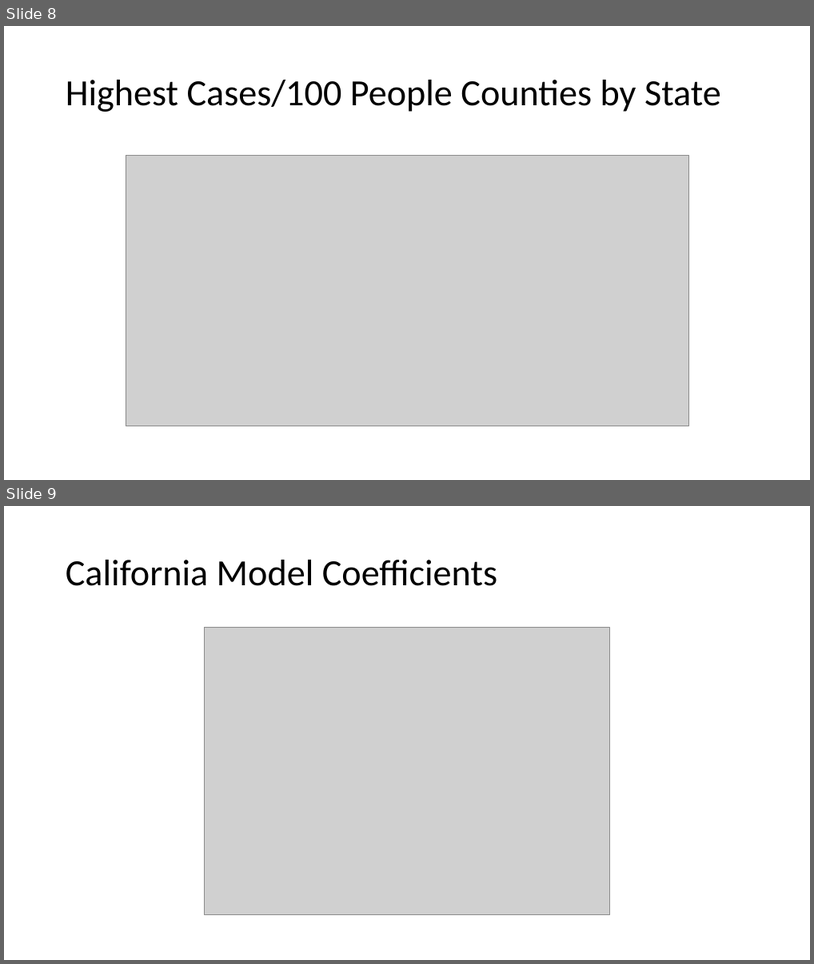
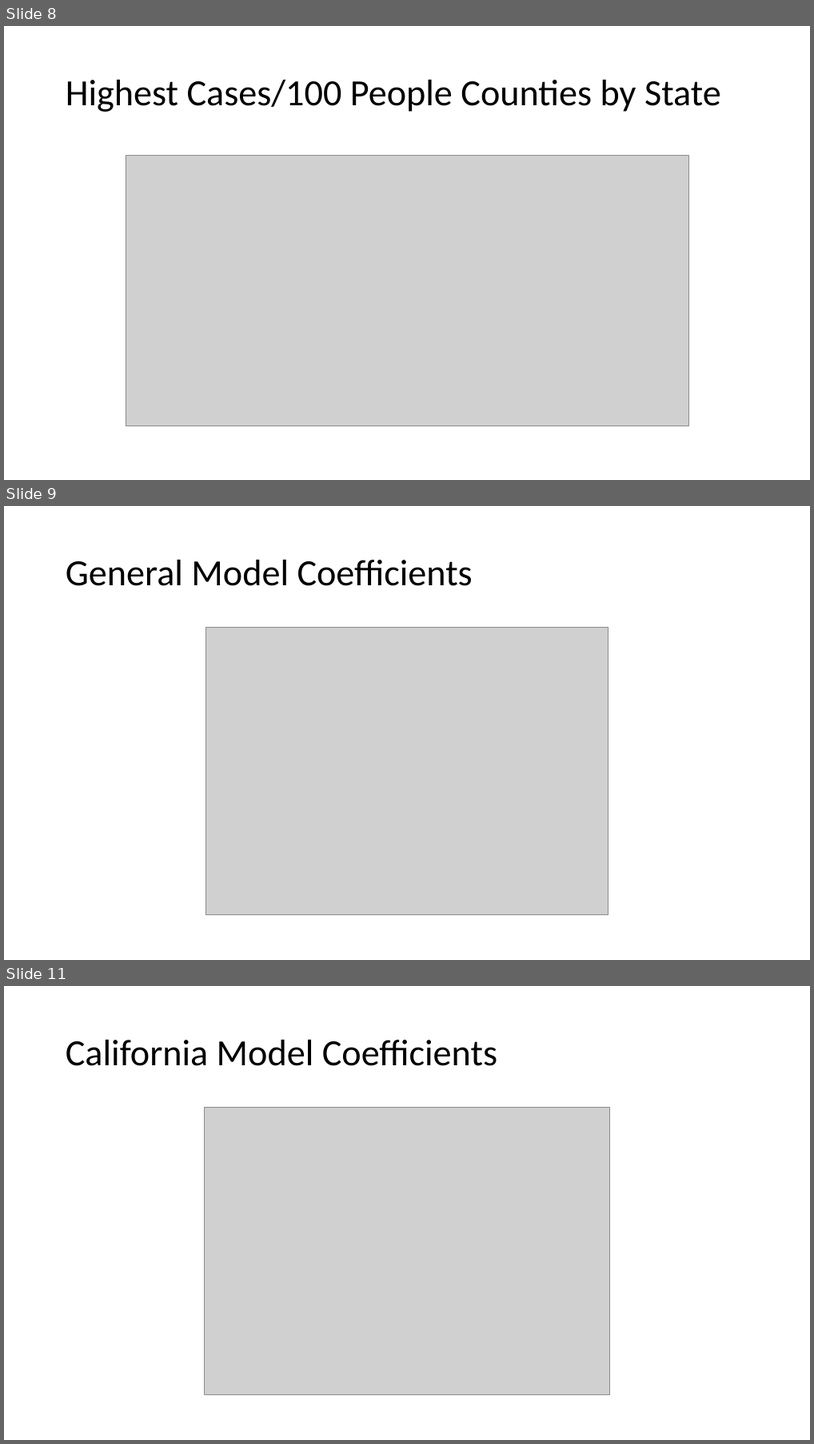
Before and after one commit to cxclark/covid19-analysis, a slide deck: 2020_10_30_covid_usa_analysis_draft.pptx. Shown one above the other, each under a label of ours: slides 8 and 9 before the commit, slides 8, 9 and 11 after it; the slides between them are not shown. The pictures are 814x964 and 814x1444 pixels, drawn with LibreOffice and Linux fonts; fonts in the diff are those of the drawing; grey boxes stand for pictures. Boxes give left, top, right and bottom in pixels: in the first picture for what was removed or moved away, otherwise in the second. Text is boxed around its words. In the diff, an @@ line names an element or a change of style, - is before the commit and + after.

```diff
--- a/2020_10_30_covid_usa_analysis_draft.pptx
+++ b/2020_10_30_covid_usa_analysis_draft.pptx
@@ slide 9 added at [4,506,810,960], background #FFFFFF @@
@@ title added at [66,560,473,586], 44 pt, text #000000 @@
+General Model Coefficients
@@ picture added at [206,627,609,915] @@
@@ what was slide 9 is now slide 11 @@
```
Also in this commit, not shown: 1 other slide added, 2 other files.
